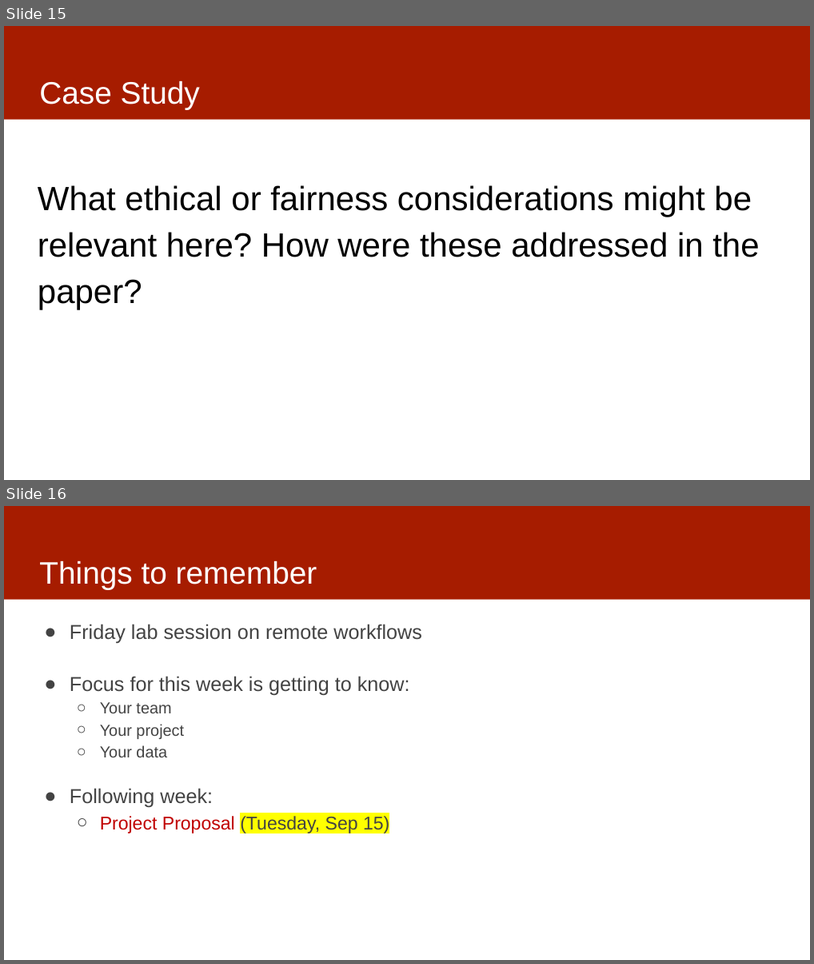
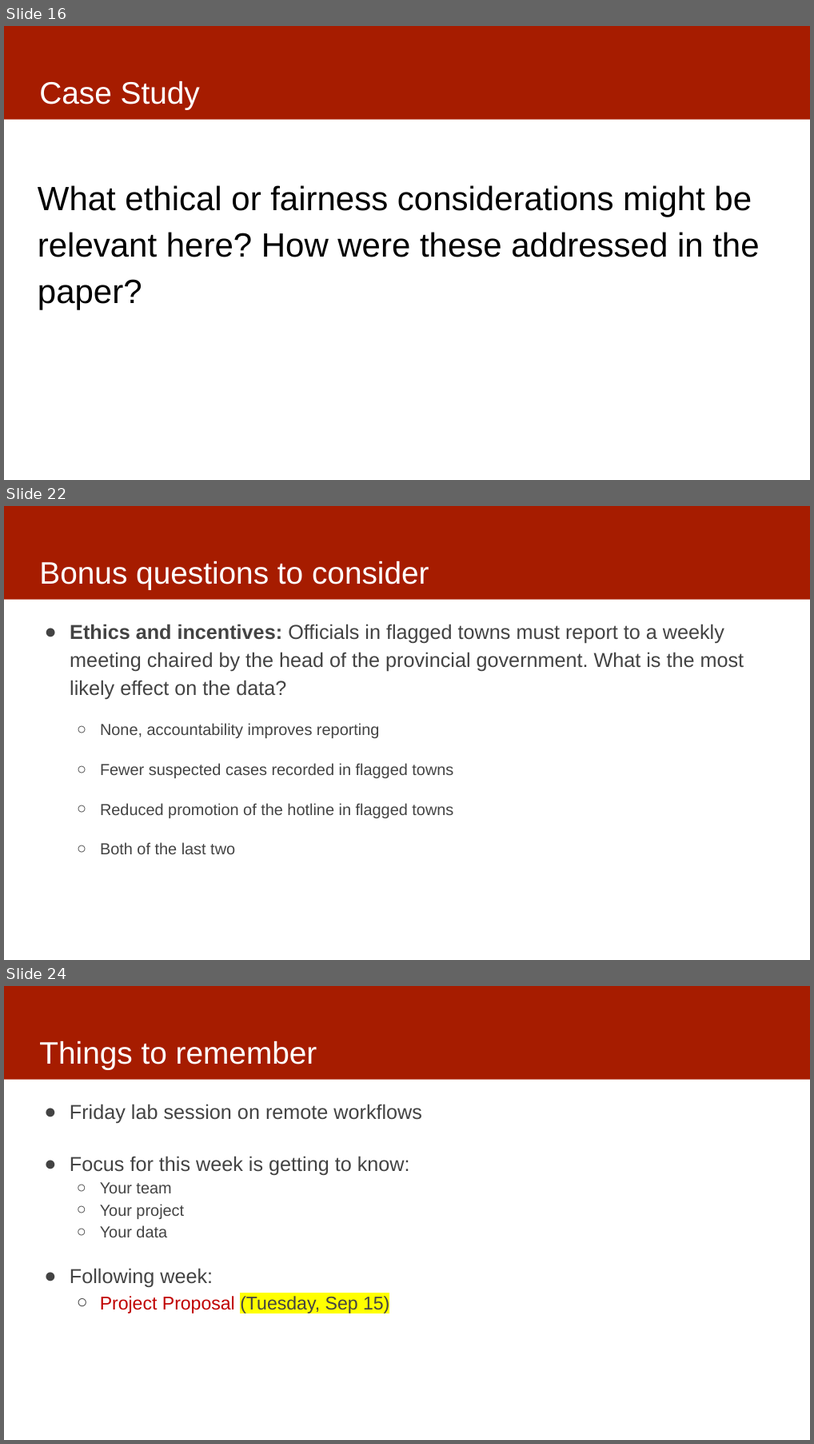
Before and after one commit to dssg/mlforpublicpolicylab, a slide deck: Lectures/03-casestudies.pptx. Shown one above the other, each under a label of ours: slides 15 and 16 before the commit, slides 16, 22 and 24 after it; the slides between them are not shown. The pictures are 814x964 and 814x1444 pixels, drawn with LibreOffice and Linux fonts; fonts in the diff are those of the drawing. Boxes give left, top, right and bottom in pixels: in the first picture for what was removed or moved away, otherwise in the second. Text is boxed around its words. In the diff, an @@ line names an element or a change of style, - is before the commit and + after.

```diff
--- a/Lectures/03-casestudies.pptx
+++ b/Lectures/03-casestudies.pptx
@@ slide 22 added at bbox=[4, 506, 810, 960], background #FFFFFF; not listed: 1 template element that a slide beside it also shows @@
@@ title added at bbox=[39, 561, 430, 590], 37 pt, text #FFFFFF @@
+Bonus questions to consider
@@ text added at bbox=[70, 624, 745, 854], 24 pt, text #434343 @@
+● Ethics and incentives: Officials in flagged towns must report to a weekly meeting chaired by the head of the provincial government. What is the most likely effect on the data?
+  ○ None, accountability improves reporting
+  ○ Fewer suspected cases recorded in flagged towns
+  ○ Reduced promotion of the hotline in flagged towns
+  ○ Both of the last two
@@ what was slide 15 is now slide 16 @@
@@ what was slide 16 is now slide 24 @@
```
Also in this commit, not shown: 2 slides changed, 8 other slides added.
